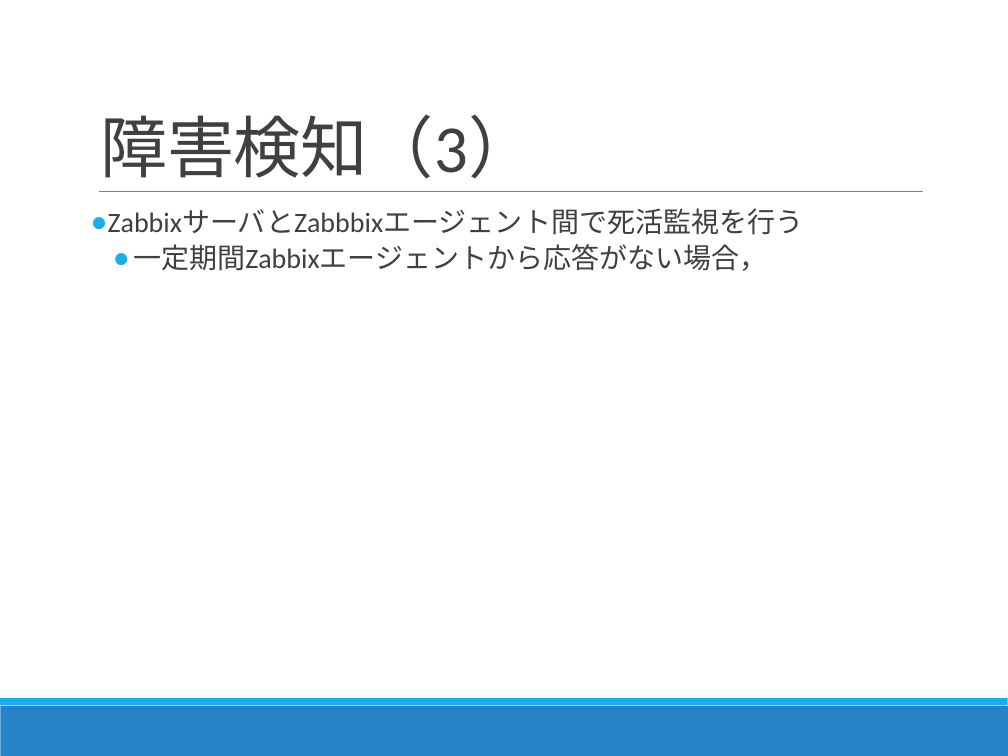
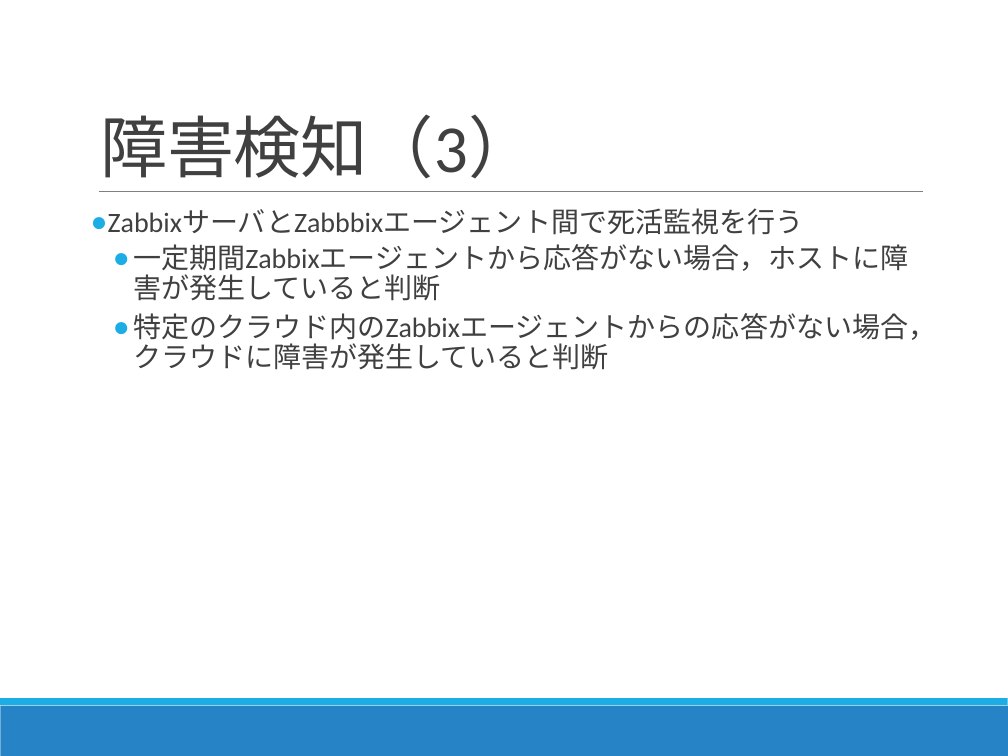
Before and after one commit to Kota0823/Document, a slide deck: slide 14 of 輪講2019-1_鈴木洸太.pptx. Drawn at 1008x756 pixels with LibreOffice and Linux fonts; fonts in the diff are those of the drawing. Boxes give left, top, right and bottom in pixels: in the first picture for what was removed or moved away, otherwise in the second. Text is boxed around its words. In the diff, an @@ line names an element or a change of style, - is before the commit and + after.

```diff
--- a/輪講2019-1_鈴木洸太.pptx
+++ b/輪講2019-1_鈴木洸太.pptx
@@ text at bbox=[133, 244, 936, 370]: text changed @@
-  ● 一定期間Zabbixエージェントから応答がない場合，
+  ● 一定期間Zabbixエージェントから応答がない場合，ホストに障害が発生していると判断
+  ● 特定のクラウド内のZabbixエージェントからの応答がない場合，クラウドに障害が発生していると判断
```
Also in this commit, not shown: 7 other files.
